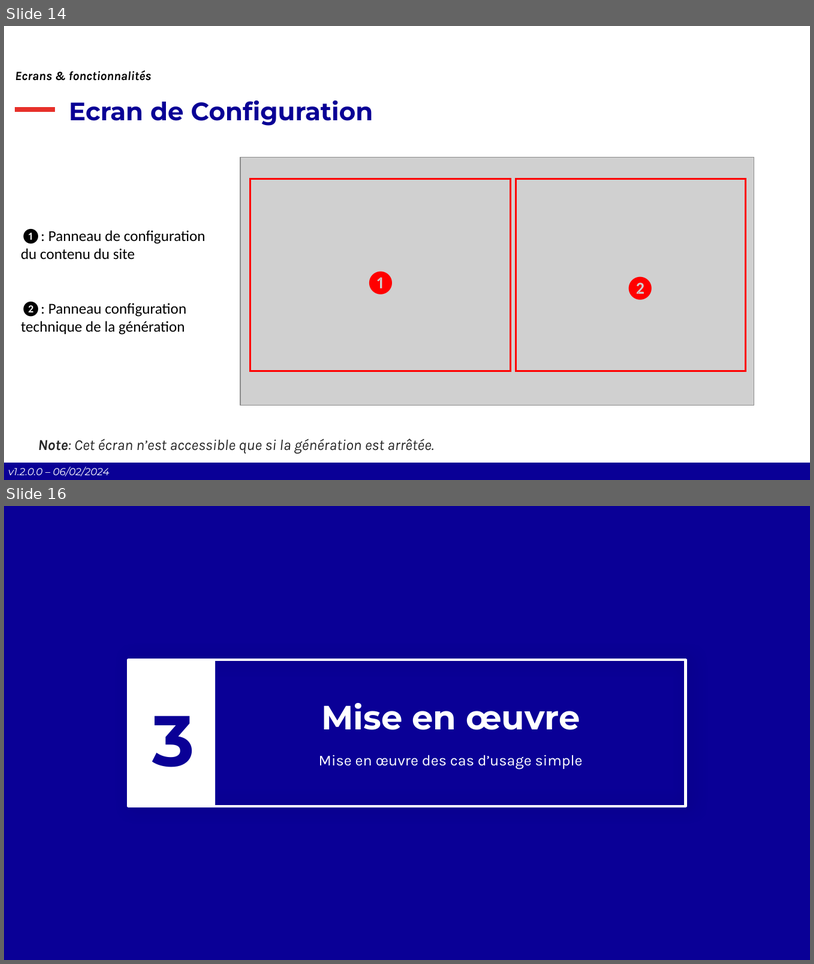
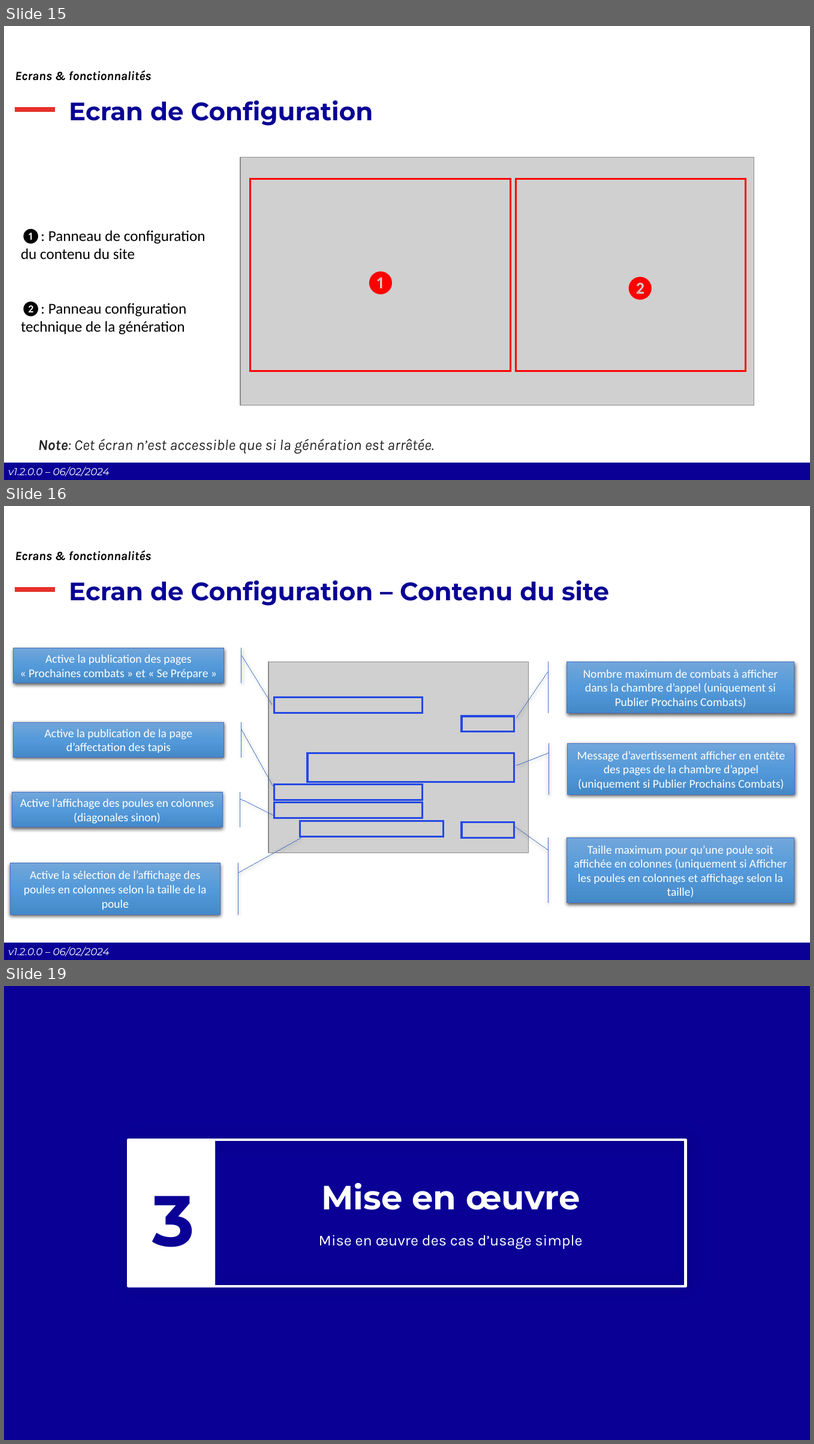
Before and after one commit to Comite-Rhone-Judo/PublicationSuiviCompetition, a slide deck: AppPublication/Documentation/PublicationSuiviCompetition - Manuel d'utilisation.pptx. Shown one above the other, each under a label of ours: slides 14 and 16 before the commit, slides 15, 16 and 19 after it; the slides between them are not shown. The pictures are 814x964 and 814x1444 pixels, drawn with LibreOffice and Linux fonts; fonts in the diff are those of the drawing; grey boxes stand for pictures; background and template pictures are left out. Boxes give left, top, right and bottom in pixels: in the first picture for what was removed or moved away, otherwise in the second. Text is boxed around its words. In the diff, an @@ line names an element or a change of style, - is before the commit and + after.

```diff
--- a/AppPublication/Documentation/PublicationSuiviCompetition - Manuel d'utilisation.pptx
+++ b/AppPublication/Documentation/PublicationSuiviCompetition - Manuel d'utilisation.pptx
@@ slide 16 added at [4, 506, 810, 960], background #FFFFFF; not listed: 4 template elements that a slide beside it also shows @@
@@ text added at [15, 550, 152, 561], 15 pt, text #000000, bold, italic @@
+Ecrans & fonctionnalités
@@ title added at [69, 580, 609, 606], 30 pt, text #090095, bold @@
+Ecran de Configuration – Contenu du site
@@ accent border callout added at [14, 648, 224, 683], fill gradient #71A6DB to #559BDB to #448ACA, outline #4472C4 0.75 pt, 14 pt, text #FFFFFF @@
+Active la publication des pages « Prochaines combats » et « Se Prépare »
@@ picture added at [269, 661, 529, 853] @@
@@ accent border callout added at [567, 661, 795, 713], fill gradient #71A6DB to #559BDB to #448ACA, outline #4472C4 0.75 pt, 14 pt, text #FFFFFF @@
+Nombre maximum de combats à afficher dans la chambre d’appel (uniquement si Publier Prochains Combats)
@@ rectangle added at [275, 697, 423, 713], outline #2349E3 2.25 pt @@
@@ rectangle added at [462, 716, 515, 732], outline #2349E3 2.25 pt @@
@@ accent border callout added at [14, 722, 224, 757], fill gradient #71A6DB to #559BDB to #448ACA, outline #4472C4 0.75 pt, 14 pt, text #FFFFFF @@
+Active la publication de la page d’affectation des tapis
@@ rectangle added at [308, 753, 515, 781], outline #2349E3 2.25 pt @@
@@ accent border callout added at [568, 743, 795, 795], fill gradient #71A6DB to #559BDB to #448ACA, outline #4472C4 0.75 pt, 14 pt, text #FFFFFF @@
+Message d’avertissement afficher en entête des pages de la chambre d’appel (uniquement si Publier Prochains Combats)
@@ accent border callout added at [12, 792, 222, 827], fill gradient #71A6DB to #559BDB to #448ACA, outline #4472C4 0.75 pt, 14 pt, text #FFFFFF @@
+Active l’affichage des poules en colonnes (diagonales sinon)
@@ rectangle added at [275, 784, 423, 800], outline #2349E3 2.25 pt @@
@@ rectangle added at [275, 802, 423, 818], outline #2349E3 2.25 pt @@
@@ rectangle added at [300, 821, 444, 837], outline #2349E3 2.25 pt @@
@@ rectangle added at [462, 822, 515, 838], outline #2349E3 2.25 pt @@
@@ accent border callout added at [567, 838, 795, 903], fill gradient #71A6DB to #559BDB to #448ACA, outline #4472C4 0.75 pt, 14 pt, text #FFFFFF @@
+Taille maximum pour qu’une poule soit affichée en colonnes (uniquement si Afficher les poules en colonnes et affichage selon la taille)
@@ accent border callout added at [10, 863, 221, 915], fill gradient #71A6DB to #559BDB to #448ACA, outline #4472C4 0.75 pt, 14 pt, text #FFFFFF @@
+Active la sélection de l’affichage des poules en colonnes selon la taille de la poule
@@ what was slide 14 is now slide 15 @@
@@ what was slide 16 is now slide 19 @@
```
Also in this commit, not shown: 6 slides changed, 11 other slides added, 1 slide removed, 8 other files.
